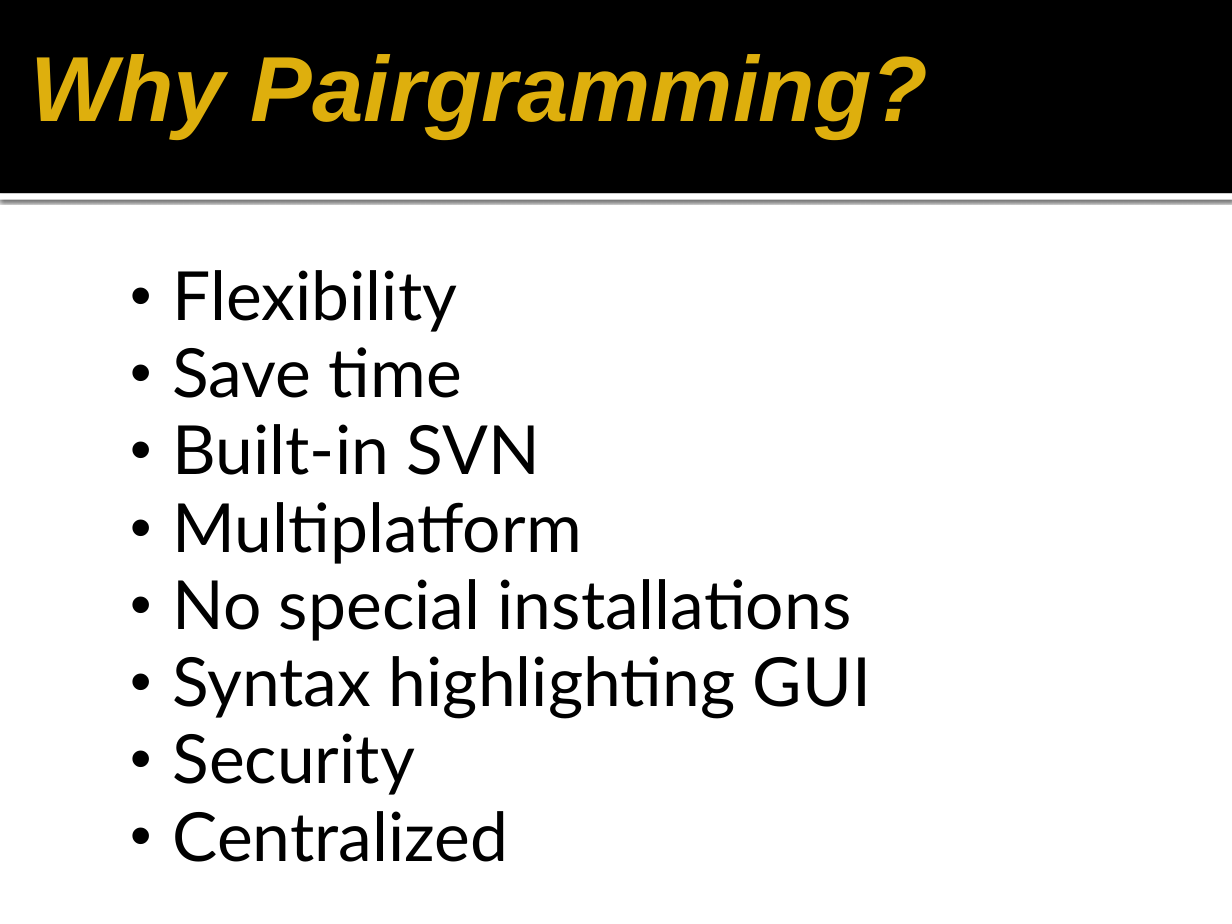
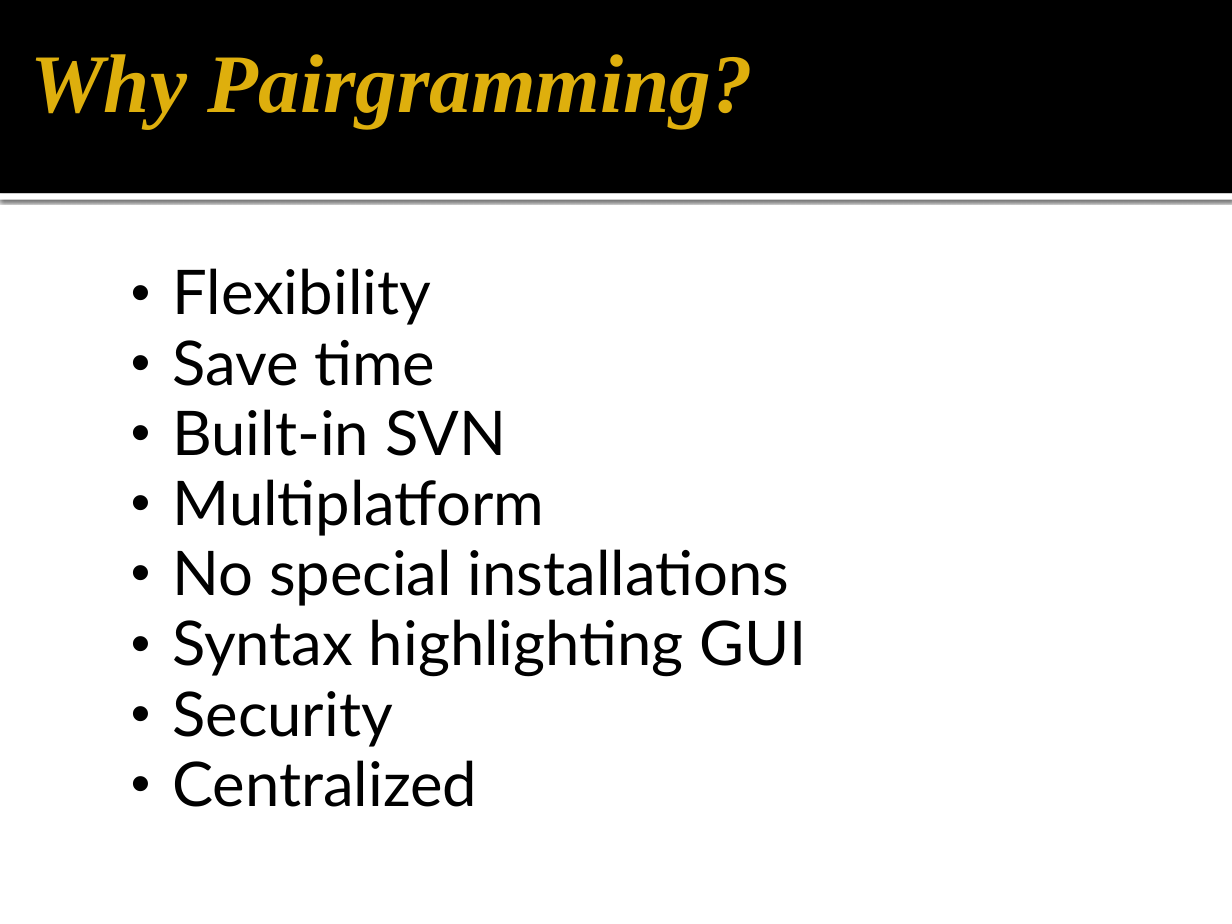
Before and after one commit to gmarcotte/teamceg, a slide deck: slide 4 of pear/submission_materials/PairgrammingDemo.pptx. Drawn at 1232x924 pixels with LibreOffice and Linux fonts; fonts in the diff are those of the drawing; background and template pictures are left out. Boxes give left, top, right and bottom in pixels: in the first picture for what was removed or moved away, otherwise in the second. Text is boxed around its words. In the diff, an @@ line names an element or a change of style, - is before the commit and + after.

```diff
--- a/pear/submission_materials/PairgrammingDemo.pptx
+++ b/pear/submission_materials/PairgrammingDemo.pptx
@@ title "Why Pairgramming?" at bbox=[30, 54, 753, 128]: size 60 to 54 pt, font Arial to Times New Roman @@
@@ text "Flexibility" at bbox=[172, 268, 806, 807]: size 44 to 40 pt @@
```
Also in this commit, not shown: 7 other slides changed, 1 slide added, 1 slide removed.
